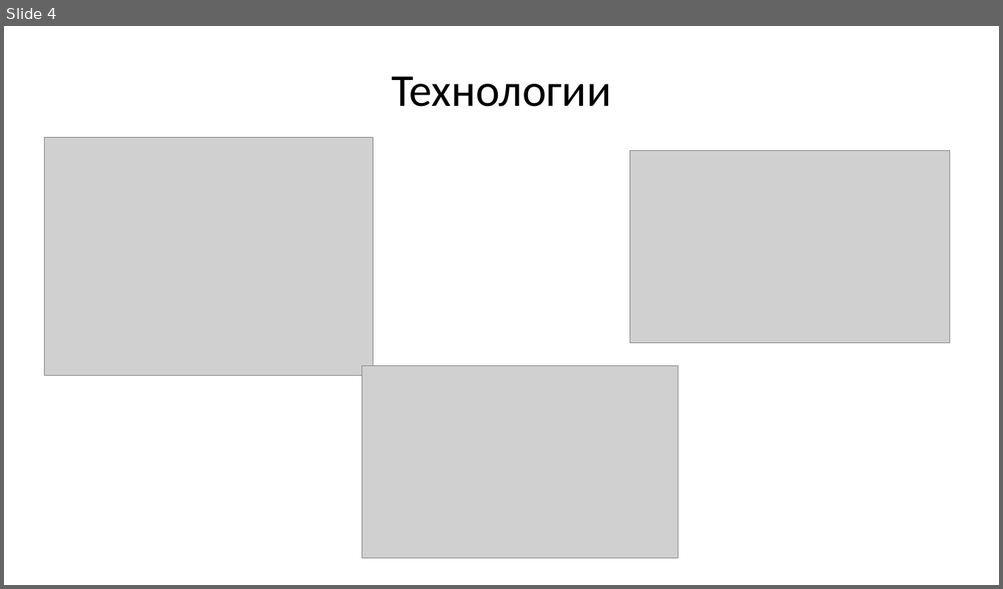
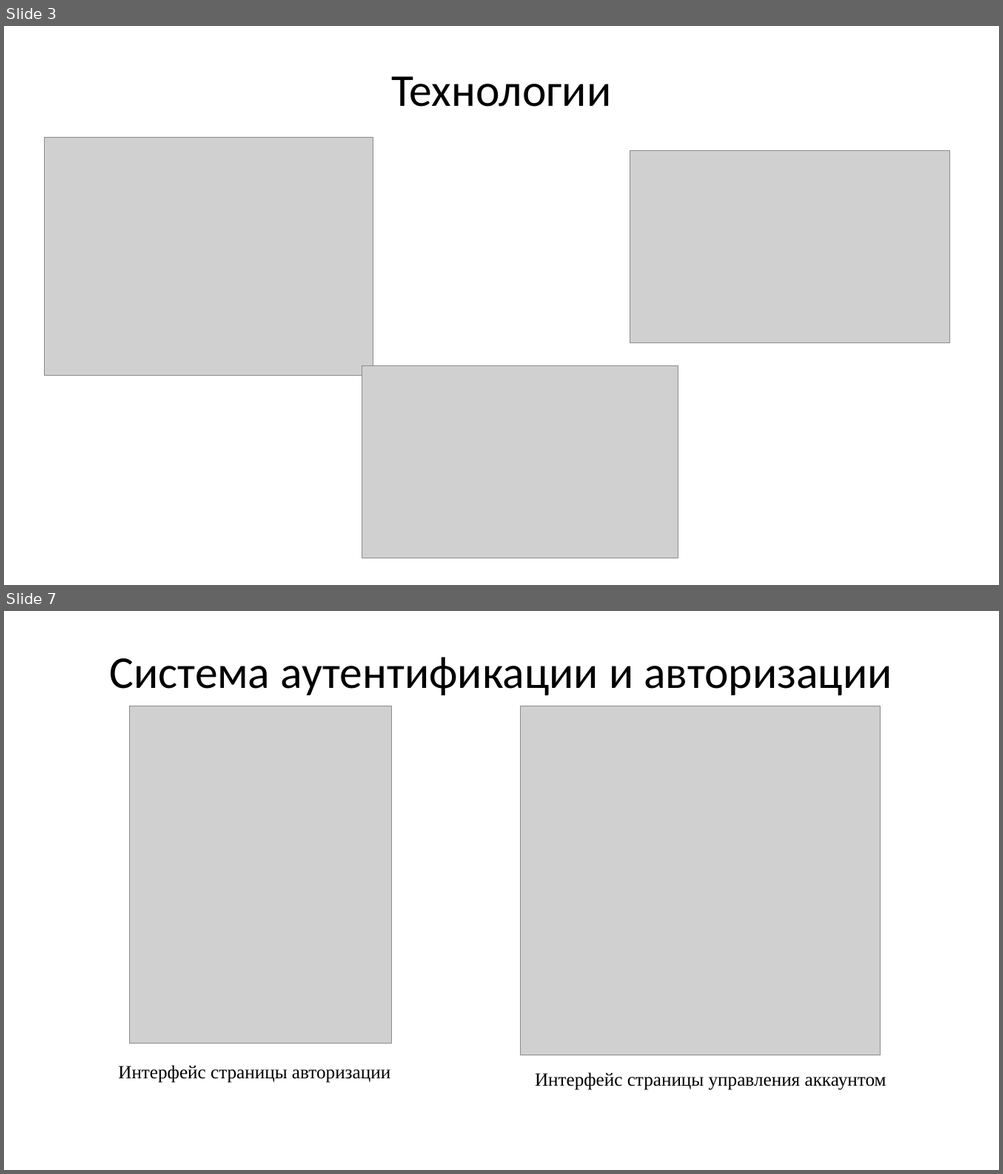
Before and after one commit to minald/Cataloguer, a slide deck: Presentation Minald.pptx. Shown one above the other, each under a label of ours: slide 4 before the commit, slides 3 and 7 after it; the slides between them are not shown. The pictures are 1003x589 and 1003x1174 pixels, drawn with LibreOffice and Linux fonts; fonts in the diff are those of the drawing; grey boxes stand for pictures. Boxes give left, top, right and bottom in pixels: in the first picture for what was removed or moved away, otherwise in the second. Text is boxed around its words. In the diff, an @@ line names an element or a change of style, - is before the commit and + after.

```diff
--- a/Presentation Minald.pptx
+++ b/Presentation Minald.pptx
@@ slide 7 added at (x1=4, y1=611, x2=999, y2=1170), background #FFFFFF @@
@@ title added at (x1=110, y1=657, x2=892, y2=695), 44 pt, text #000000 @@
+Система аутентификации и авторизации
@@ picture added at (x1=129, y1=706, x2=391, y2=1044) @@
@@ picture added at (x1=521, y1=706, x2=879, y2=1056) @@
@@ text added at (x1=118, y1=1065, x2=390, y2=1083), 18 pt, text #000000 @@
+Интерфейс страницы авторизации
@@ text added at (x1=535, y1=1073, x2=886, y2=1091), 18 pt, text #000000 @@
+Интерфейс страницы управления аккаунтом
@@ what was slide 4 is now slide 3 @@
```
Also in this commit, not shown: 4 slides changed, 4 other slides added, 2 slides removed.
